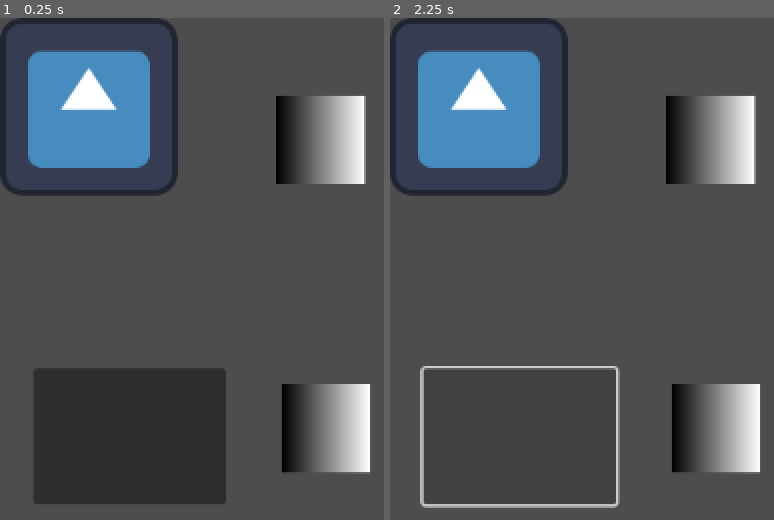
Above: before the commit, frames 1-2 (left to right).
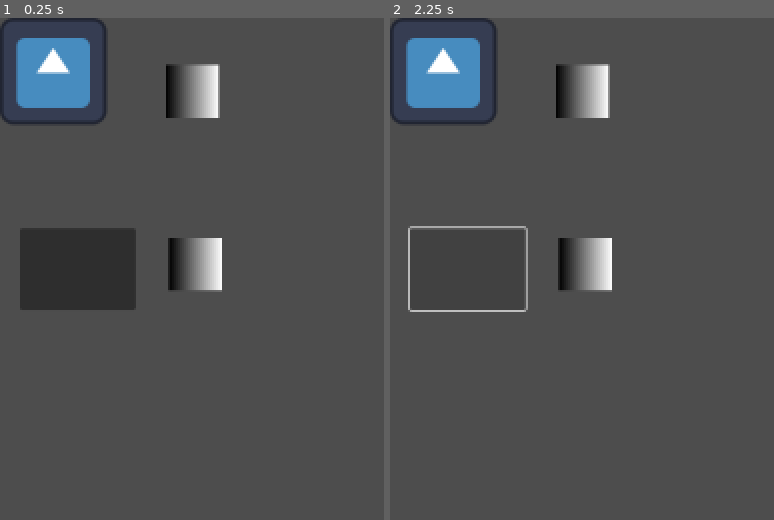
Above: after the commit, the same moments.

Repository: zeyogh/Texas_Game_Jam_2025
Game: Godot game, scene res://scenes/test_scene.tscn
The game is run twice, just before and just after one commit, with the same random seed, the same clock (stepped at 60 frames per second) and the same inputs. The engine's default icon, where the game draws it, is replaced by a stand-in: a white triangle on a blue panel in a dark square.
Inputs (mouse positions are in pixels of both pictures, inside the frame that each line leads up to; where the layout moved, square brackets give the same spot in the first picture):
- Up to frame 1 (0.25 s): no input
- Up to frame 2 (2.25 s): click (582, 93) [708, 138] at 0.5 s; click (585, 263) [716, 429] at 1.25 s; click (466, 269) [520, 434] at 2 s

The runs differ from the first frame. In frame 1, 36% of the frame differs, in the area x 0-97%, y 0-97%; in frame 2, 19%.

Commit message:
add filtered background images

Diff:
--- a/out_of_light/project.godot
+++ b/out_of_light/project.godot
@@ -14,3 +14,8 @@
 run/main_scene="uid://bl8iaupxogyha"
 config/features=PackedStringArray("4.4", "Forward Plus")
 config/icon="res://icon.svg"
+
+[display]
+
+window/size/viewport_width=1920
+window/size/viewport_height=1080
--- a/out_of_light/scenes/rooms/bathroom.tscn
+++ b/out_of_light/scenes/rooms/bathroom.tscn
@@ -1,7 +1,7 @@
 [gd_scene load_steps=3 format=3 uid="uid://3crkmmykqfbe"]
 
 [ext_resource type="PackedScene" uid="uid://ct8tdujobt7uy" path="res://scenes/rooms/room_generic.tscn" id="1_y5w4s"]
-[ext_resource type="Texture2D" uid="uid://c18woodft0lrb" path="res://pictures/bathroom_1.jpg" id="2_e0elq"]
+[ext_resource type="Texture2D" uid="uid://b02rys1d1eq6i" path="res://pictures/pictures_cartoon/bathroom_1.jpg" id="2_e0elq"]
 
 [node name="Bathroom" type="Control"]
 layout_mode = 3
@@ -16,6 +16,8 @@
 right_path = "uid://bdechkmpm13jm"
 
 [node name="FrontTexture" parent="RoomGeneric" index="0"]
+offset_right = 1931.0
+offset_bottom = 1092.0
 texture = ExtResource("2_e0elq")
 
 [node name="LeftButton" parent="RoomGeneric" index="2"]
--- a/out_of_light/scenes/rooms/bedroom.tscn
+++ b/out_of_light/scenes/rooms/bedroom.tscn
@@ -1,8 +1,8 @@
 [gd_scene load_steps=4 format=3 uid="uid://bdechkmpm13jm"]
 
 [ext_resource type="PackedScene" uid="uid://ct8tdujobt7uy" path="res://scenes/rooms/room_generic.tscn" id="1_cwplf"]
-[ext_resource type="Texture2D" uid="uid://sdreyxodjy7o" path="res://pictures/bedroom_1.jpg" id="2_1vprx"]
-[ext_resource type="Texture2D" uid="uid://cebefmmgk3cew" path="res://pictures/bedroom_2.jpg" id="3_whf2s"]
+[ext_resource type="Texture2D" uid="uid://bv3fpf3jmvp0p" path="res://pictures/pictures_cartoon/bedroom_1.jpg" id="2_whf2s"]
+[ext_resource type="Texture2D" uid="uid://cp63jm4gbtiqy" path="res://pictures/pictures_cartoon/bedroom_2.jpg" id="3_10w8b"]
 
 [node name="Bedroom" type="Control"]
 layout_mode = 3
@@ -18,16 +18,15 @@
 right_path = "uid://ce15xsvsvosw0"
 
 [node name="FrontTexture" parent="RoomGeneric" index="0"]
-offset_right = 1185.0
-offset_bottom = 663.0
-texture = ExtResource("2_1vprx")
+offset_right = 1931.0
+offset_bottom = 1092.0
+texture = ExtResource("2_whf2s")
 
 [node name="OppositeTexture" parent="RoomGeneric" index="1"]
 offset_left = -4.0
 offset_top = -8.0
-offset_right = 1177.0
-offset_bottom = 661.0
-texture = ExtResource("3_whf2s")
-expand_mode = 1
+offset_right = 1933.0
+offset_bottom = 1092.0
+texture = ExtResource("3_10w8b")
 
 [editable path="RoomGeneric"]
--- a/out_of_light/scenes/rooms/kitchen.tscn
+++ b/out_of_light/scenes/rooms/kitchen.tscn
@@ -1,8 +1,8 @@
 [gd_scene load_steps=4 format=3 uid="uid://dnblgihnphpwh"]
 
 [ext_resource type="PackedScene" uid="uid://ct8tdujobt7uy" path="res://scenes/rooms/room_generic.tscn" id="1_3w07q"]
-[ext_resource type="Texture2D" uid="uid://cm8tha4gsebt2" path="res://pictures/kitchen_1.jpg" id="2_sqdrw"]
-[ext_resource type="Texture2D" uid="uid://b5ykw721kajvx" path="res://pictures/kitchen_2.jpg" id="3_2812u"]
+[ext_resource type="Texture2D" uid="uid://dajg4un5lsk24" path="res://pictures/pictures_cartoon/kitchen_1.jpg" id="2_sqdrw"]
+[ext_resource type="Texture2D" uid="uid://b5cxhefxqf6t6" path="res://pictures/pictures_cartoon/kitchen_2.jpg" id="3_2812u"]
 
 [node name="Kitchen" type="Control"]
 layout_mode = 3
@@ -18,15 +18,13 @@
 right_path = "uid://ww3kl5xkl30f"
 
 [node name="FrontTexture" parent="RoomGeneric" index="0"]
-offset_right = 1157.0
-offset_bottom = 656.0
+offset_right = 1933.0
+offset_bottom = 1100.0
 texture = ExtResource("2_sqdrw")
 
 [node name="OppositeTexture" parent="RoomGeneric" index="1"]
-visible = true
-offset_right = 1176.0
-offset_bottom = 666.0
+offset_right = 1929.0
+offset_bottom = 1086.0
 texture = ExtResource("3_2812u")
-expand_mode = 1
 
 [editable path="RoomGeneric"]
--- a/out_of_light/scenes/rooms/living_room.tscn
+++ b/out_of_light/scenes/rooms/living_room.tscn
@@ -1,8 +1,8 @@
 [gd_scene load_steps=4 format=3 uid="uid://ce15xsvsvosw0"]
 
 [ext_resource type="PackedScene" uid="uid://ct8tdujobt7uy" path="res://scenes/rooms/room_generic.tscn" id="1_ndxsf"]
-[ext_resource type="Texture2D" uid="uid://dy4tsgjjxxbki" path="res://pictures/living_room_1.jpg" id="2_bmq3m"]
-[ext_resource type="Texture2D" uid="uid://c2nqjoy3l7062" path="res://pictures/living_room_2.jpg" id="3_fbuym"]
+[ext_resource type="Texture2D" uid="uid://dqjfdkma87aqd" path="res://pictures/pictures_cartoon/living_room_1.jpg" id="2_fbuym"]
+[ext_resource type="Texture2D" uid="uid://brt0dxaq7sp4o" path="res://pictures/pictures_cartoon/living_room_2.jpg" id="3_j6grr"]
 
 [node name="LivingRoom" type="Control"]
 layout_mode = 3
@@ -18,9 +18,14 @@
 right_path = "uid://dnblgihnphpwh"
 
 [node name="FrontTexture" parent="RoomGeneric" index="0"]
-texture = ExtResource("2_bmq3m")
+offset_right = 1941.0
+offset_bottom = 1094.0
+texture = ExtResource("2_fbuym")
 
 [node name="OppositeTexture" parent="RoomGeneric" index="1"]
-texture = ExtResource("3_fbuym")
+offset_top = -1.0
+offset_right = 1935.0
+offset_bottom = 1095.0
+texture = ExtResource("3_j6grr")
 
 [editable path="RoomGeneric"]
--- a/out_of_light/scenes/rooms/observation_deck.tscn
+++ b/out_of_light/scenes/rooms/observation_deck.tscn
@@ -1,8 +1,8 @@
 [gd_scene load_steps=4 format=3 uid="uid://dnxcgrjiwd8bv"]
 
 [ext_resource type="PackedScene" uid="uid://ct8tdujobt7uy" path="res://scenes/rooms/room_generic.tscn" id="1_1tr8l"]
-[ext_resource type="Texture2D" uid="uid://bp74a20gjlq6f" path="res://pictures/obversation_deck_1.jpg" id="2_xjxii"]
-[ext_resource type="Texture2D" uid="uid://cpy5gtscju1xq" path="res://pictures/observation_deck_2.jpg" id="3_xtdw6"]
+[ext_resource type="Texture2D" uid="uid://7ey13laqusk8" path="res://pictures/pictures_cartoon/obversation_deck_1.png" id="2_xjxii"]
+[ext_resource type="Texture2D" uid="uid://c7pj12r86pv86" path="res://pictures/pictures_cartoon/observation_deck_2.jpg" id="3_xtdw6"]
 
 [node name="ObservationDeck" type="Control"]
 layout_mode = 3
@@ -17,14 +17,13 @@
 left_path = "uid://cn1uiwv1oiqfu"
 
 [node name="FrontTexture" parent="RoomGeneric" index="0"]
-offset_right = 1157.0
-offset_bottom = 663.0
+offset_right = 1939.0
+offset_bottom = 1096.0
 texture = ExtResource("2_xjxii")
-expand_mode = 1
 
 [node name="OppositeTexture" parent="RoomGeneric" index="1"]
-offset_right = 1165.0
-offset_bottom = 670.0
+offset_right = 1941.0
+offset_bottom = 1099.0
 texture = ExtResource("3_xtdw6")
 
 [node name="RightButton" parent="RoomGeneric" index="3"]
--- a/out_of_light/scenes/rooms/room_generic.tscn
+++ b/out_of_light/scenes/rooms/room_generic.tscn
@@ -18,50 +18,50 @@
 
 [node name="FrontTexture" type="TextureRect" parent="."]
 layout_mode = 0
-offset_right = 1301.0
-offset_bottom = 694.0
+offset_right = 1942.0
+offset_bottom = 1093.0
 texture = SubResource("GradientTexture2D_03jwg")
 expand_mode = 1
 
 [node name="OppositeTexture" type="TextureRect" parent="."]
 visible = false
 layout_mode = 0
-offset_right = 1301.0
-offset_bottom = 694.0
+offset_right = 1932.0
+offset_bottom = 1093.0
 texture = SubResource("GradientTexture2D_03jwg")
 expand_mode = 1
 
 [node name="LeftButton" type="Button" parent="."]
 layout_mode = 0
-offset_left = 59.0
-offset_top = 370.0
-offset_right = 191.0
-offset_bottom = 431.0
+offset_left = 65.0
+offset_top = 458.0
+offset_right = 197.0
+offset_bottom = 519.0
 text = "left"
 
 [node name="RightButton" type="Button" parent="."]
 layout_mode = 0
-offset_left = 950.0
-offset_top = 390.0
-offset_right = 1062.0
-offset_bottom = 433.0
+offset_left = 1735.0
+offset_top = 519.0
+offset_right = 1847.0
+offset_bottom = 562.0
 text = "right"
 
 [node name="OppositeButton" type="Button" parent="."]
 layout_mode = 0
-offset_left = 355.0
-offset_top = 553.0
-offset_right = 541.0
-offset_bottom = 619.0
+offset_left = 905.0
+offset_top = 904.0
+offset_right = 1091.0
+offset_bottom = 970.0
 text = "opposite"
 
 [node name="FrontButton" type="Button" parent="."]
 visible = false
 layout_mode = 0
-offset_left = 626.0
-offset_top = 505.0
-offset_right = 862.0
-offset_bottom = 626.0
+offset_left = 624.0
+offset_top = 885.0
+offset_right = 860.0
+offset_bottom = 1006.0
 text = "front"
 
 [connection signal="pressed" from="LeftButton" to="." method="_on_left_button_pressed"]
--- a/out_of_light/scenes/rooms/stairs_bottom.tscn
+++ b/out_of_light/scenes/rooms/stairs_bottom.tscn
@@ -1,7 +1,7 @@
 [gd_scene load_steps=3 format=3 uid="uid://ww3kl5xkl30f"]
 
 [ext_resource type="PackedScene" uid="uid://ct8tdujobt7uy" path="res://scenes/rooms/room_generic.tscn" id="1_ae8gs"]
-[ext_resource type="Texture2D" uid="uid://1aolbot1gu3f" path="res://pictures/stairs_1.jpg" id="2_0a7o8"]
+[ext_resource type="Texture2D" uid="uid://bq6f3eirdc657" path="res://pictures/pictures_cartoon/stairs_1.jpg" id="2_0a7o8"]
 
 [node name="StairsBottom" type="Control"]
 layout_mode = 3
@@ -17,9 +17,9 @@
 right_path = "uid://dya248rgdtcs6"
 
 [node name="FrontTexture" parent="RoomGeneric" index="0"]
-offset_bottom = 648.0
+offset_right = 1944.0
+offset_bottom = 1085.0
 texture = ExtResource("2_0a7o8")
-expand_mode = 1
 
 [node name="OppositeButton" parent="RoomGeneric" index="4"]
 visible = false
--- a/out_of_light/scenes/rooms/stairs_middle.tscn
+++ b/out_of_light/scenes/rooms/stairs_middle.tscn
@@ -1,7 +1,7 @@
 [gd_scene load_steps=3 format=3 uid="uid://dya248rgdtcs6"]
 
 [ext_resource type="PackedScene" uid="uid://ct8tdujobt7uy" path="res://scenes/rooms/room_generic.tscn" id="1_iyapy"]
-[ext_resource type="Texture2D" uid="uid://bf2qg247nj6w0" path="res://pictures/stairs_2.jpg" id="2_257ar"]
+[ext_resource type="Texture2D" uid="uid://c37qpcfx20tws" path="res://pictures/pictures_cartoon/stairs_2.jpg" id="2_257ar"]
 
 [node name="StairsMiddle" type="Control"]
 layout_mode = 3
@@ -17,10 +17,9 @@
 right_path = "uid://cn1uiwv1oiqfu"
 
 [node name="FrontTexture" parent="RoomGeneric" index="0"]
-offset_right = 1160.0
-offset_bottom = 653.0
+offset_right = 1938.0
+offset_bottom = 1099.0
 texture = ExtResource("2_257ar")
-expand_mode = 1
 
 [node name="OppositeButton" parent="RoomGeneric" index="4"]
 visible = false
--- a/out_of_light/scenes/rooms/stairs_upper.tscn
+++ b/out_of_light/scenes/rooms/stairs_upper.tscn
@@ -1,7 +1,7 @@
 [gd_scene load_steps=3 format=3 uid="uid://cn1uiwv1oiqfu"]
 
 [ext_resource type="PackedScene" uid="uid://ct8tdujobt7uy" path="res://scenes/rooms/room_generic.tscn" id="1_vd6a3"]
-[ext_resource type="Texture2D" uid="uid://bifnecaig7xc3" path="res://pictures/stairs_3.jpg" id="2_iet60"]
+[ext_resource type="Texture2D" uid="uid://bcvoco8hgvguw" path="res://pictures/pictures_cartoon/stairs_3.jpg" id="2_iet60"]
 
 [node name="StairsUpper" type="Control"]
 layout_mode = 3
@@ -17,8 +17,8 @@
 right_path = "uid://dnxcgrjiwd8bv"
 
 [node name="FrontTexture" parent="RoomGeneric" index="0"]
-offset_right = 1159.0
-offset_bottom = 667.0
+offset_right = 1924.0
+offset_bottom = 1085.0
 texture = ExtResource("2_iet60")
 
 [node name="OppositeButton" parent="RoomGeneric" index="4"]
Binary file changed: out_of_light/pictures/kitchen_1.jpg
Binary file changed: out_of_light/pictures/living_room_1.jpg
Binary file added: out_of_light/pictures/pictures_cartoon/bathroom_1.jpg
Not shown, added: out_of_light/pictures/pictures_cartoon/bathroom_1.jpg.import
Binary file added: out_of_light/pictures/pictures_cartoon/bedroom_1.jpg
Not shown, added: out_of_light/pictures/pictures_cartoon/bedroom_1.jpg.import
Binary file added: out_of_light/pictures/pictures_cartoon/bedroom_2.jpg
Not shown, added: out_of_light/pictures/pictures_cartoon/bedroom_2.jpg.import
Binary file added: out_of_light/pictures/pictures_cartoon/kitchen_1.jpg
Not shown, added: out_of_light/pictures/pictures_cartoon/kitchen_1.jpg.import
Binary file added: out_of_light/pictures/pictures_cartoon/kitchen_2.jpg
Not shown, added: out_of_light/pictures/pictures_cartoon/kitchen_2.jpg.import
(and 38 more such lines)
